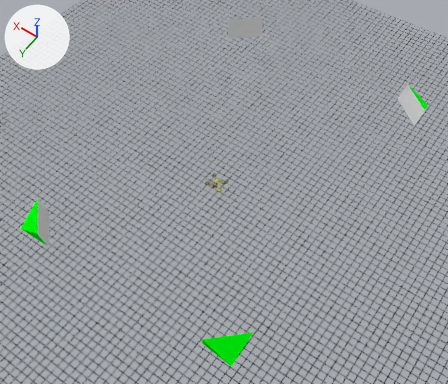
Two versions of the Blender file visualization.blend, one commit apart.
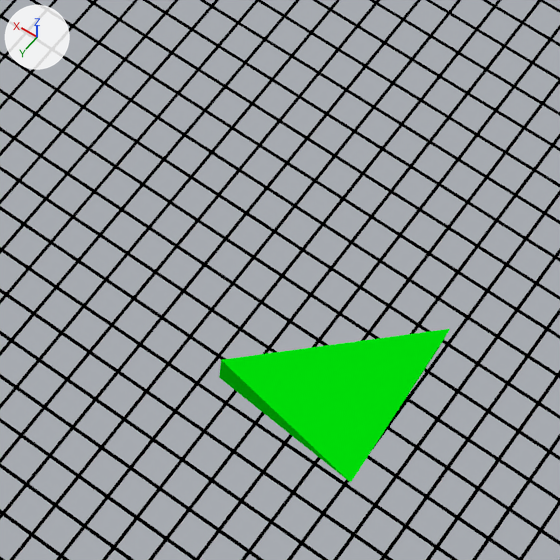
The first picture shows the older version from a camera (50 mm lens) standing at (-19.5, 29.1, 43.2) and looking at (0.1, 1.6, 0.1). The close-ups show both versions on the part from 34% to 62% of the width and 67% to 100% of the height of that picture; other places that the commit changed are outside them. Arrows for +X, +Y and +Z are at upper left; the lights stay in place.

The first close-up shows 'Grid', 'camera'.
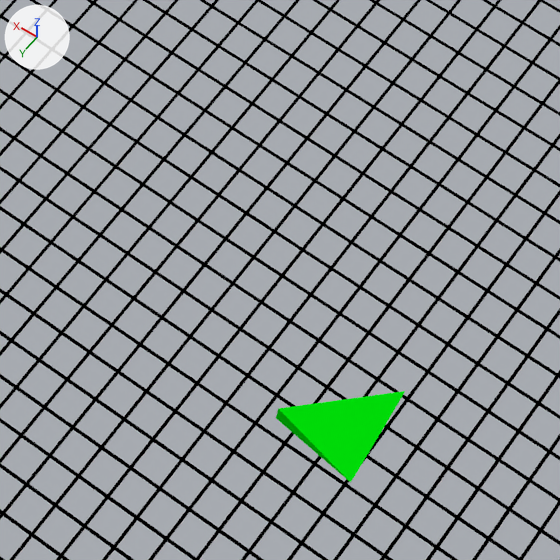
Patch to the scene script:
```diff
--- a/visualization.blend.py
+++ b/visualization.blend.py
@@ ob_camera @@
 ob_camera.rotation_euler = (-1.277, 0.00445, -2.375)  # degrees (-73, 0.3, -136)
-ob_camera.scale = (1.8, 1.0, 1.0)
+ob_camera.scale = (1.0, 0.6, 0.6)
```

Location of each change, (x1, y1, x2, y2) in pixels of the close-ups (560 x 560 px):
'camera', rescaled (44% narrower, 40% shorter)
    before: (219, 329, 450, 483)
    after: (276, 391, 405, 483)
